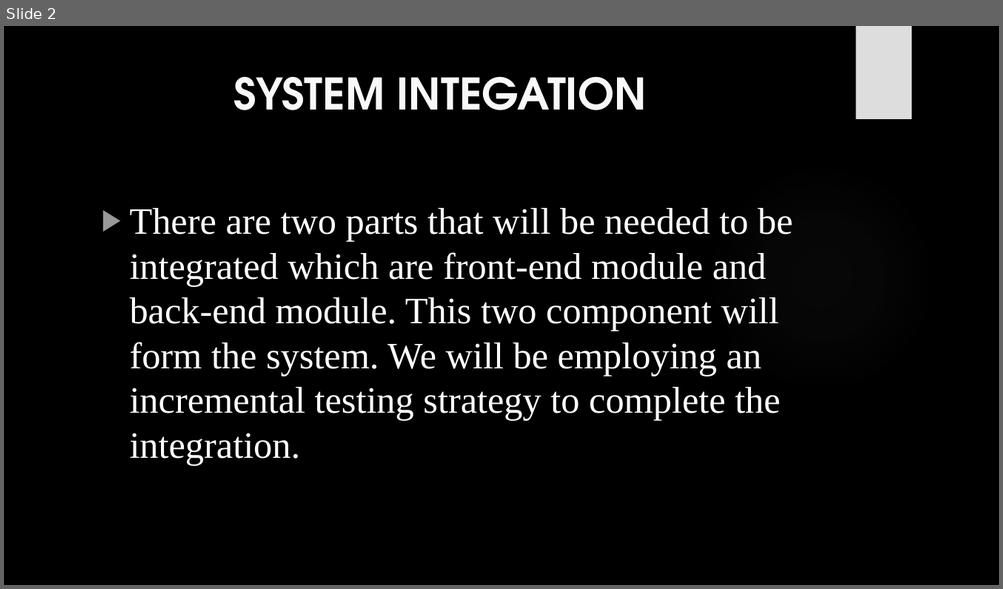
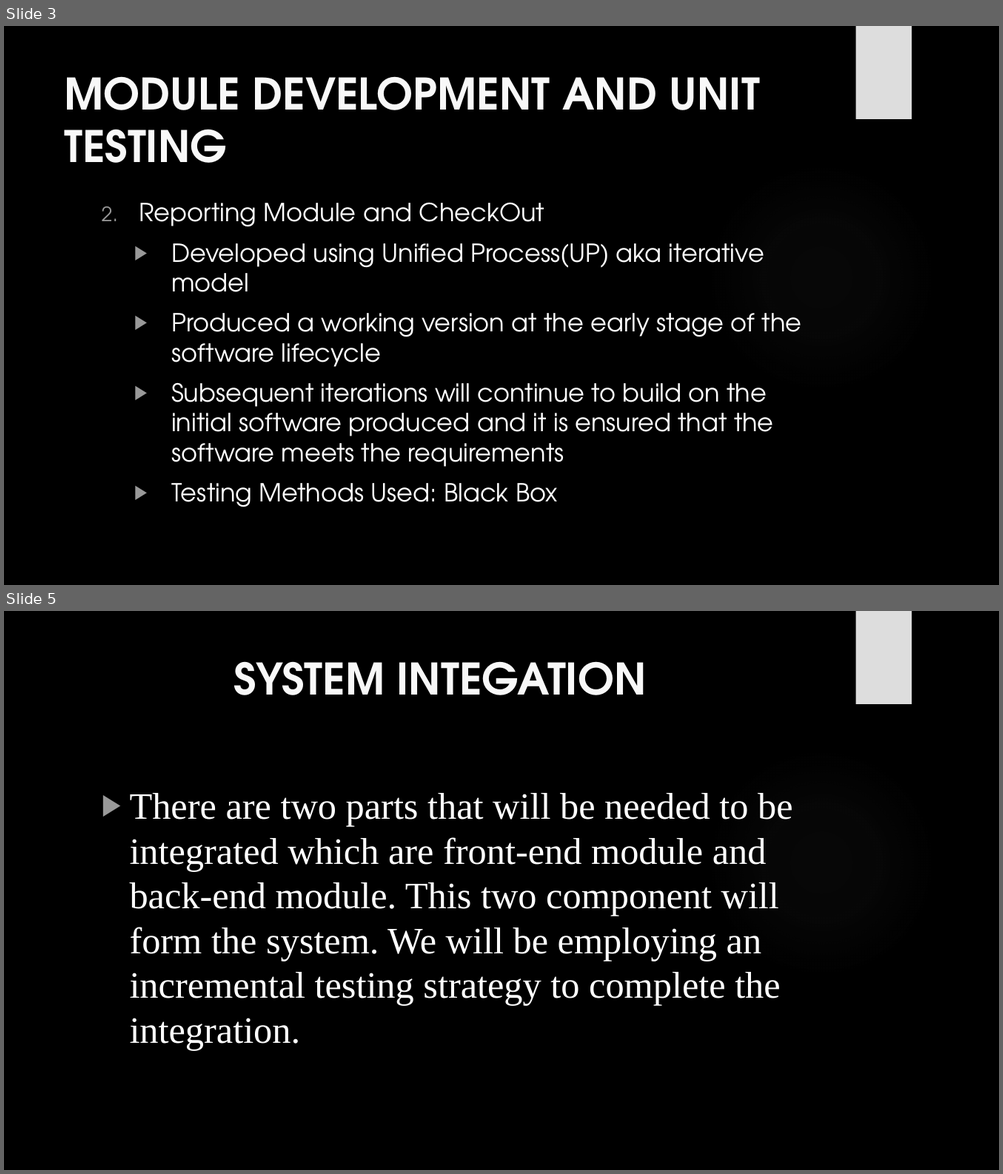
Before and after one commit to Jaelyn13/SWEN-P01, a slide deck: SWEN Assignment Report & PPT/Assignment 3/SWEN Assignment 3 PPT.pptx. Shown one above the other, each under a label of ours: slide 2 before the commit, slides 3 and 5 after it; the slides between them are not shown. The pictures are 1003x589 and 1003x1174 pixels, drawn with LibreOffice and Linux fonts; fonts in the diff are those of the drawing; background and template pictures are left out. Boxes give left, top, right and bottom in pixels: in the first picture for what was removed or moved away, otherwise in the second. Text is boxed around its words. In the diff, an @@ line names an element or a change of style, - is before the commit and + after.

Commit message:
SWEN Assignment Report & PPT

```diff
--- a/SWEN Assignment Report & PPT/Assignment 3/SWEN Assignment 3 PPT.pptx
+++ b/SWEN Assignment Report & PPT/Assignment 3/SWEN Assignment 3 PPT.pptx
@@ slide 3 added at [4, 26, 999, 585], background picture (left out); not listed: 2 template elements that a slide beside it also shows @@
@@ title added at [64, 76, 760, 163], 42 pt, text #F8F8F8, bold @@
+MODULE DEVELOPMENT AND UNIT TESTING
@@ text added at [139, 202, 802, 508], 24 pt, text #FFFFFF @@
+2. Reporting Module and CheckOut
+  ▶ Developed using Unified Process(UP) aka iterative model
+  ▶ Produced a working version at the early stage of the software lifecycle
+  ▶ Subsequent iterations will continue to build on the initial software produced and it is ensured that the software meets the requirements
+  ▶ Testing Methods Used: Black Box
@@ what was slide 2 is now slide 5 @@
```
Also in this commit, not shown: 1 slide changed, 3 other slides added.
